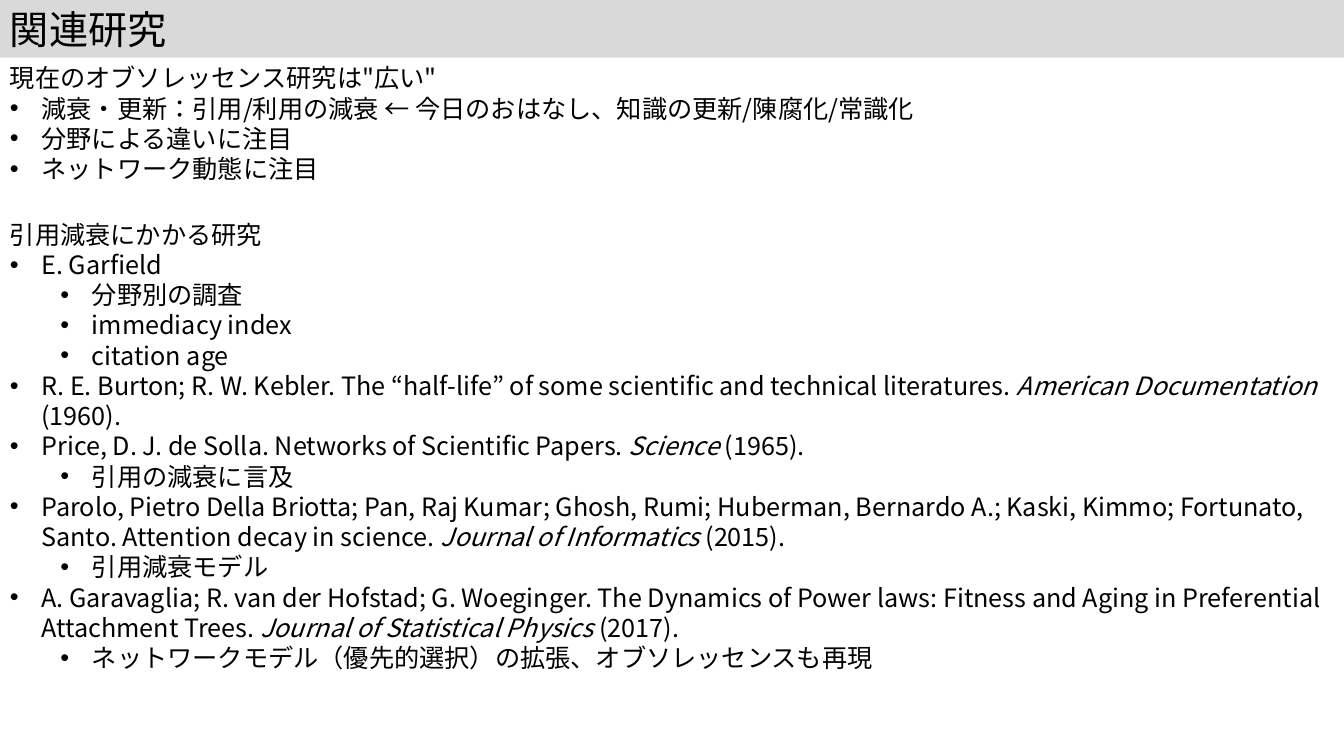
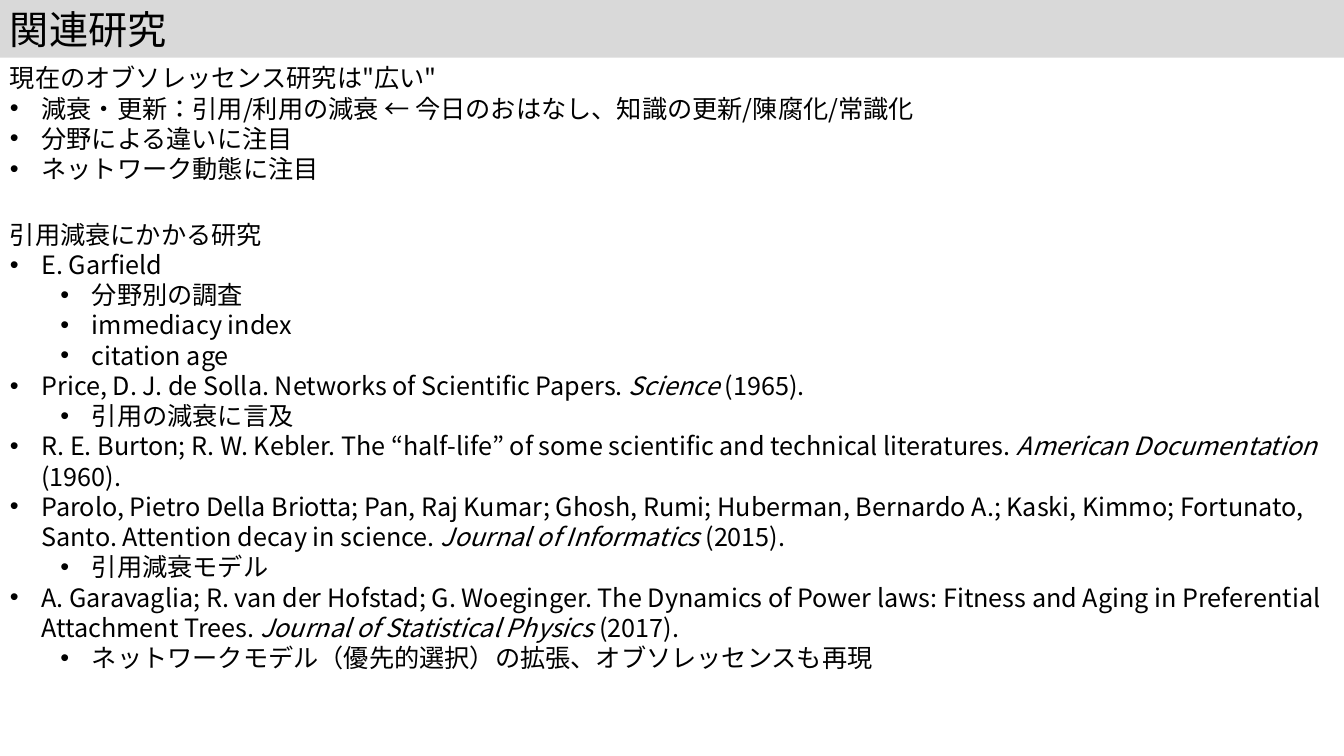
Before and after one commit to kouamano/pubmed-analysis, a slide deck: slide 2 of 202312/MIS41.pptx. Drawn at 1344x756 pixels with LibreOffice and Linux fonts; fonts in the diff are those of the drawing. Boxes give left, top, right and bottom in pixels: in the first picture for what was removed or moved away, otherwise in the second. Text is boxed around its words. In the diff, an @@ line names an element or a change of style, - is before the commit and + after.

Commit message:
rev

```diff
--- a/202312/MIS41.pptx
+++ b/202312/MIS41.pptx
@@ text at (41,369,1317,430): paragraph removed @@
-• R. E. Burton; R. W. Kebler. The “half-life” of some scientific and technical literatures. American Documentation (1960).
@@ text at (41,434,1317,491): paragraph added @@
+• R. E. Burton; R. W. Kebler. The “half-life” of some scientific and technical literatures. American Documentation (1960).
```
